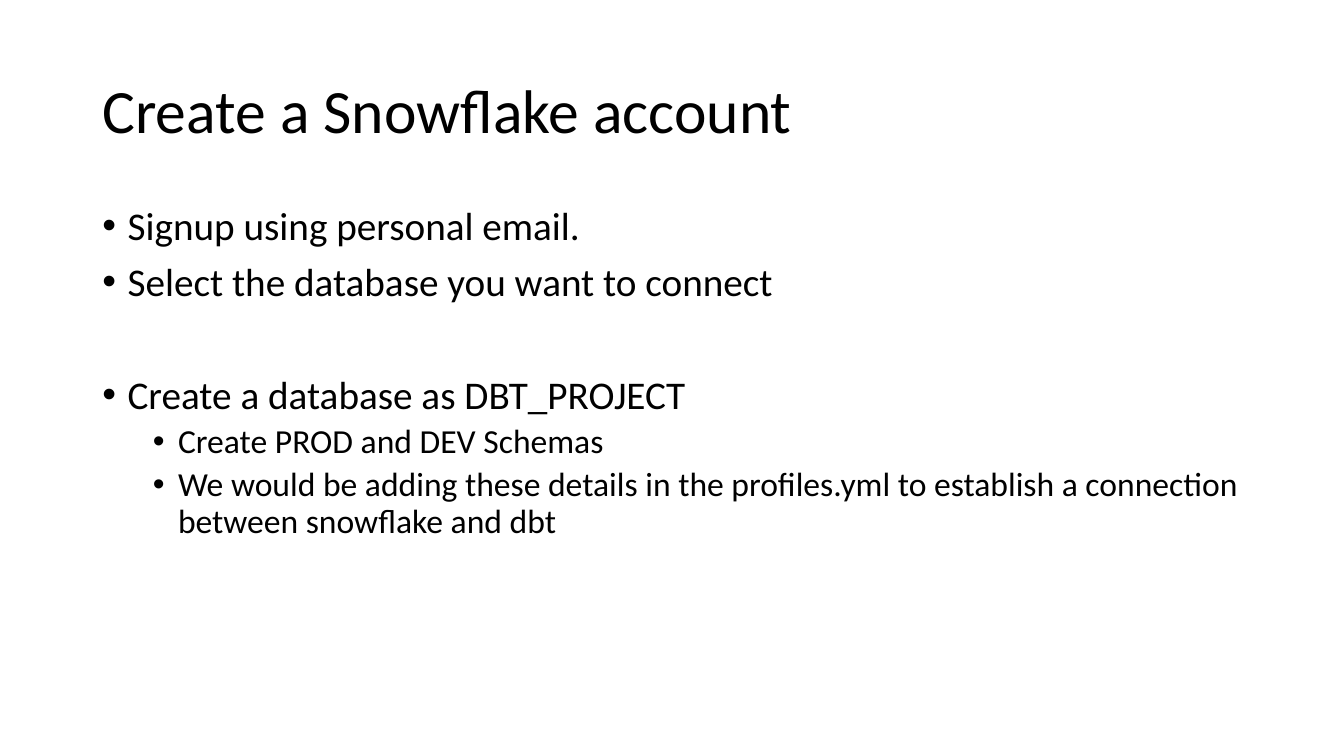
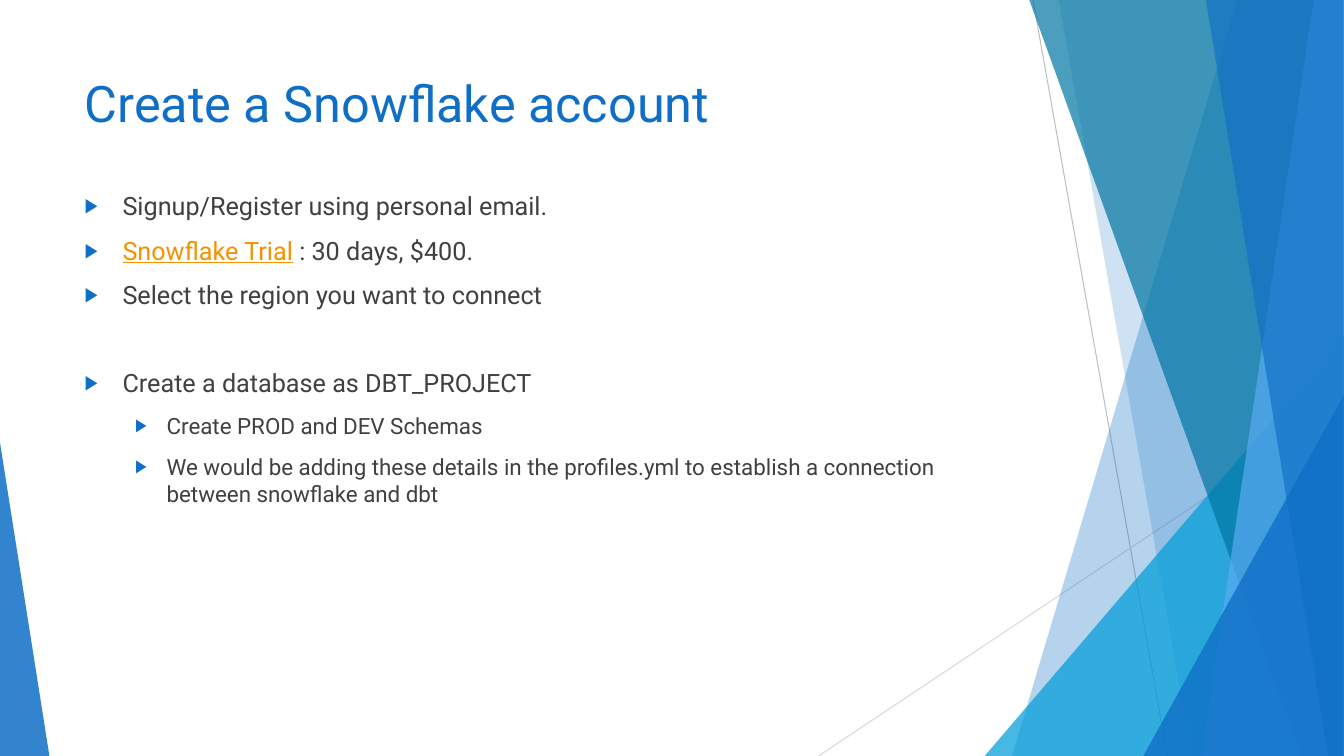
Before and after one commit to Amar-AIcloud/dbt_snowflake, a slide deck: slide 9 of DBT training.pptx (slide 7 before the commit). Drawn at 1344x756 pixels with LibreOffice and Linux fonts; fonts in the diff are those of the drawing. Boxes give left, top, right and bottom in pixels: in the first picture for what was removed or moved away, otherwise in the second. Text is boxed around its words. In the diff, an @@ line names an element or a change of style, - is before the commit and + after.

```diff
--- a/DBT training.pptx
+++ b/DBT training.pptx
@@ title "Create a Snowflake account" moved from (x1=102, y1=90, x2=791, y2=134) to (x1=85, y1=83, x2=709, y2=123) @@
@@ title "Create a Snowflake account" at (x1=85, y1=83, x2=709, y2=123): size 44 to 36 pt, font Calibri to Roboto, text colour #000000 to #0F6FC6; line spacing 0.9 to 1; vertical alignment middle to top @@
@@ text "Signup/Register using personal email." moved from (x1=128, y1=212, x2=1237, y2=534) to (x1=123, y1=196, x2=934, y2=502) @@
@@ text at (x1=123, y1=196, x2=547, y2=310): text changed; size 28 to 18 pt; font Calibri to Roboto; text colour #000000 to #404040 @@
-• Signup using personal email.
-• Select the database you want to connect
+▶ Signup/Register using personal email.
+▶ Snowflake Trial : 30 days, $400.
+▶ Select the region you want to connect
@@ text at (x1=123, y1=373, x2=934, y2=502): size 28 to 18 pt in "Create a database as DBT_PROJECT"; font Calibri to Roboto, text colour #000000 to #404040 in "Create a database as DBT_PROJECT", "Create PROD and DEV Schemas", "We would be adding these details in ..."; size 24 to 16 pt in "Create PROD and DEV Schemas", "We would be adding these details in ..."; bullet • to ▶; line spacing 0.9 to 1; more space between paragraphs @@
@@ group added at (x1=0, y1=0, x2=1344, y2=756): 5 freeform shapes, 3 triangles, 2 lines @@
```
Also in this commit, not shown: 21 other slides changed, 4 slides added, 2 slides removed, 4 other files.
